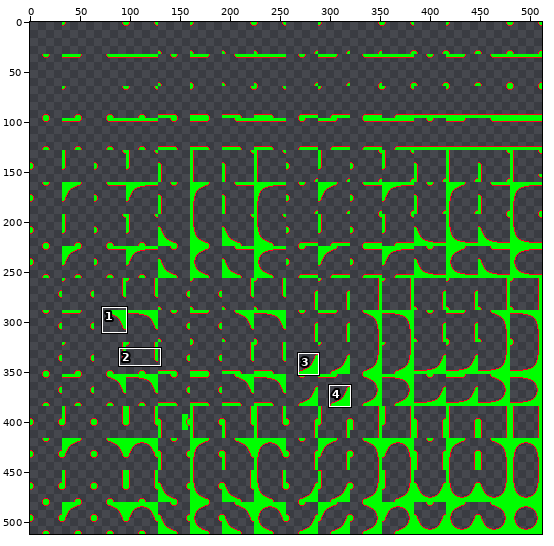
A sprite sheet gets an edit: Solution/App/Resource/future_dot_1.png. The first picture is a wide view before the edit; the outline marks the close-up.
Close-up. The starting point:
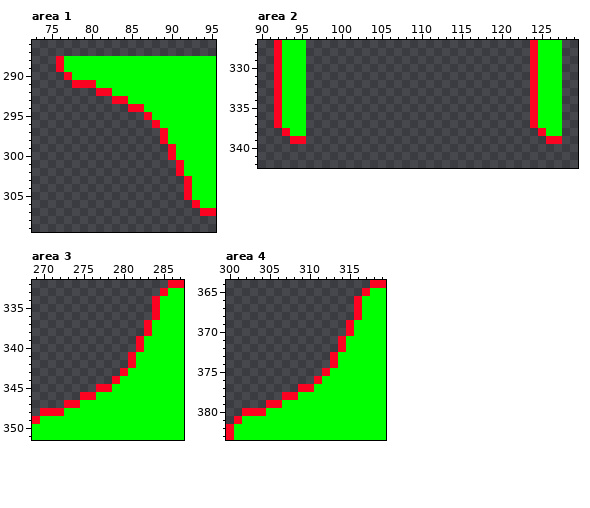
The file is 512x512 pixels. Shown: area 1: x 73..95, y 286..309; area 2: x 90..129, y 327..342; area 3: x 269..287, y 332..351; area 4: x 300..319, y 364..383. The commit also changed other parts of the picture, which this record leaves out.
The result:
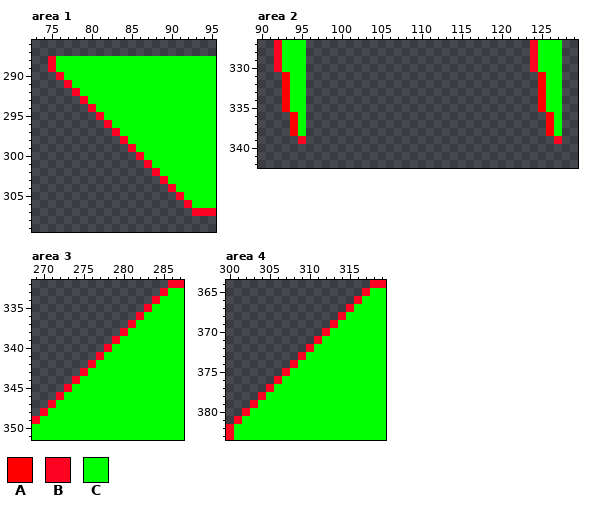
Palette (. is transparent): A #ff0000  B #fc0421  C #00ff00
The exact change:
Changed rows in their new state; - is an unchanged pixel.
Area 1:
first column x 75:
288 BC-----------------
289 BC-----------------
290 -BC----------------
291 --BCCC-------------
292 ---BCCCC-----------
293 ----BCCCCC---------
294 -----BCCCCCC-------
295 ------BCCCCCC------
296 -------BCCCCCC-----
297 --------BCCCCCC----
298 ---------BCCCCC----
299 ----------BCCCCC---
300 -----------BCCCC---
301 ------------BCCCC--
302 -------------BCCC--
303 --------------BCCC-
304 ---------------BCC-
305 ----------------BC-
306 -----------------BC
307 ------------------B
Area 2:
first column x 92:
331 .A------------------------------.A-
332 .A------------------------------.A-
333 .A------------------------------.A-
334 .A------------------------------.A-
335 .A------------------------------.A-
336 ..A-----------------------------..A
337 ..A-----------------------------..A
338 -.A------------------------------.A
339 --.-------------------------------.
Area 3:
first column x 271:
335 ------------BC
336 -----------BCC
337 ----------BCC-
338 ---------BCCC-
339 --------BCCC--
340 -------BCCCC--
341 ------BCCCC---
342 -----BCCCCC---
343 ----BCCCCC----
344 ---BCCCCC-----
345 --BCCCCC------
346 -BCCCC--------
347 BCCC----------
348 CC------------
Area 4:
first column x 303:
367 ------------BC
368 -----------BCC
369 ----------BCC-
370 ---------BCCC-
371 --------BCCC--
372 -------BCCCC--
373 ------BCCCC---
374 -----BCCCCC---
375 ----BCCCCC----
376 ---BCCCCC-----
377 --BCCCCC------
378 -BCCCC--------
379 BCCC----------
380 CC------------
Pixel boxes of the changes (left, top, right, bottom) in both close-ups:
changed: (48, 56, 200, 216)
changed: (274, 72, 298, 144)
changed: (530, 72, 554, 144)
changed: (48, 304, 160, 416)
changed: (250, 304, 362, 416)
